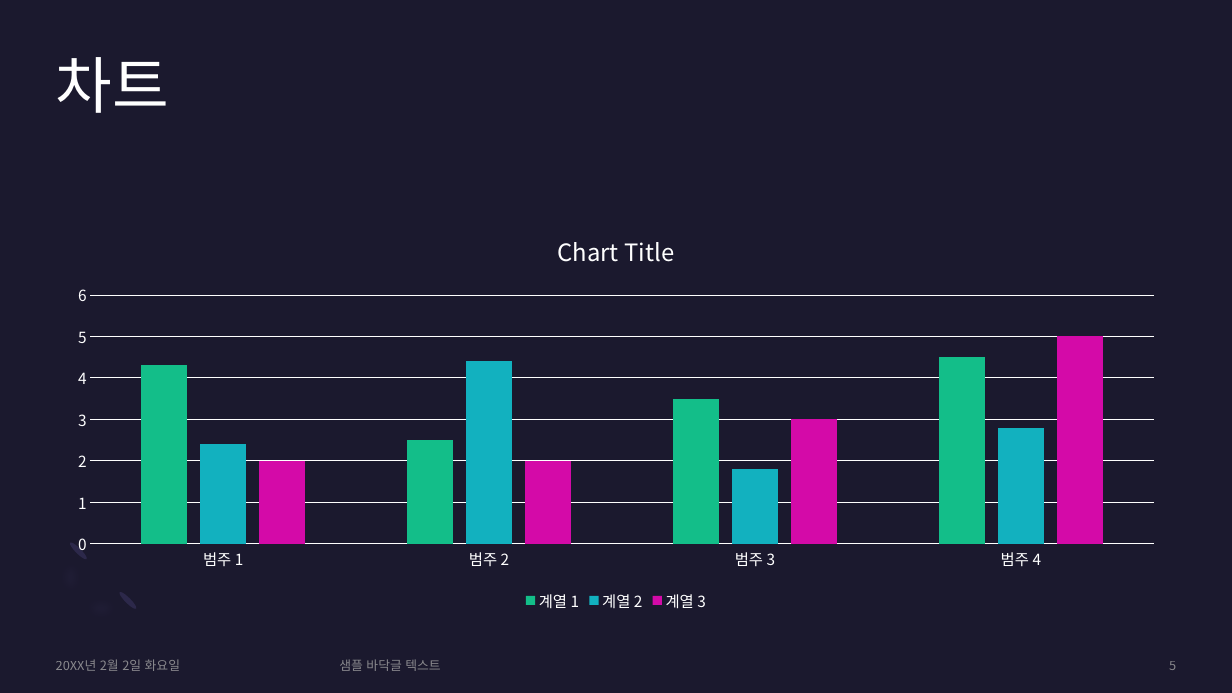
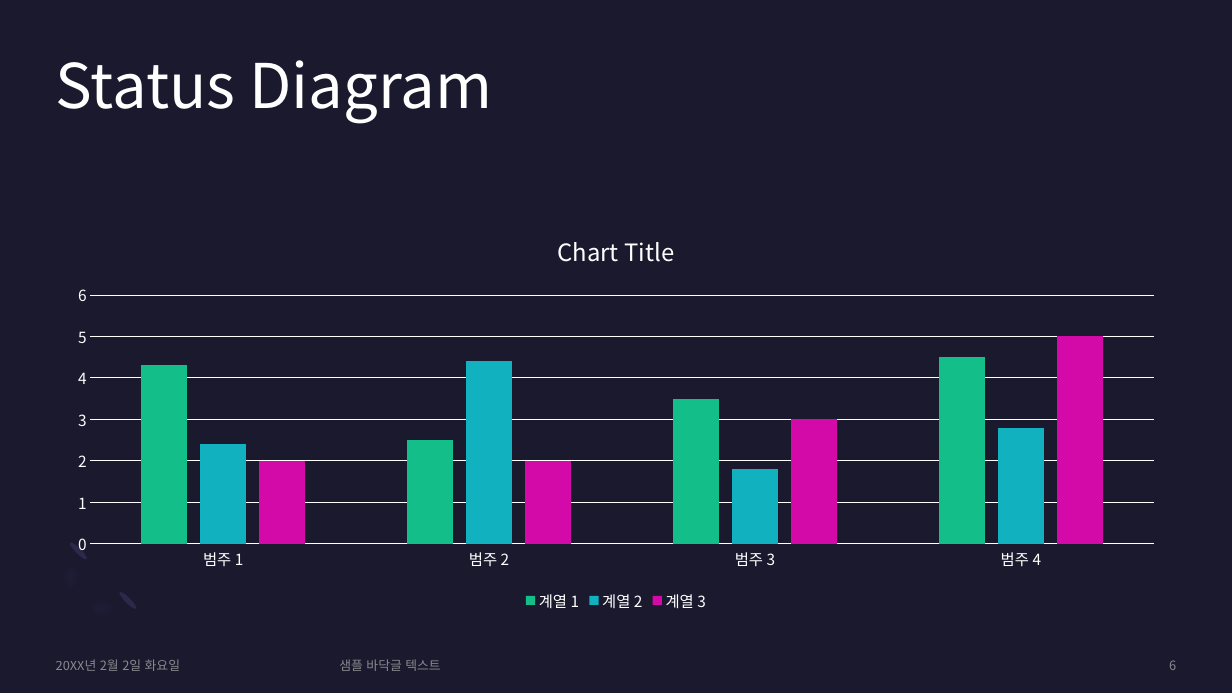
Before and after one commit to sanggusbab/rhythmgame-verilog-assembly, a slide deck: slide 6 of Rhythm Game.pptx (slide 5 before the commit). Drawn at 1232x693 pixels with LibreOffice and Linux fonts; fonts in the diff are those of the drawing. Boxes give left, top, right and bottom in pixels: in the first picture for what was removed or moved away, otherwise in the second. Text is boxed around its words. In the diff, an @@ line names an element or a change of style, - is before the commit and + after.

```diff
--- a/Rhythm Game.pptx
+++ b/Rhythm Game.pptx
@@ title at (x1=56, y1=60, x2=492, y2=124): text changed @@
-차트
+Status Diagram
@@ page number at (x1=1169, y1=660, x2=1176, y2=670): text changed @@
-5
+6
```
Also in this commit, not shown: 1 other slide changed, 2 slides added, 1 slide removed, 1 other file.
